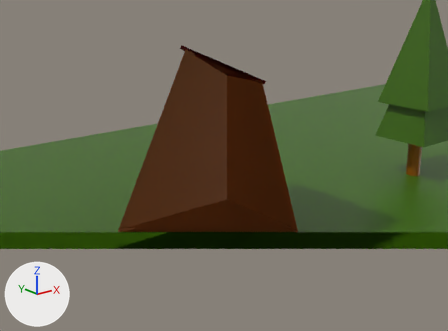
Before and after pictures for a commit that changed the COLLADA model scene.dae.
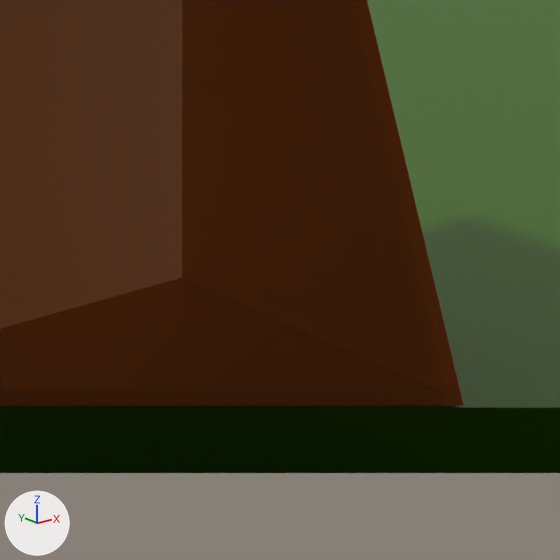
Old and new are each drawn from a 50 mm lens placed at (-4.26, -6.41, 2.77), pointed at (1.21, 0.43, 0.03) and again close up on the part from 40% to 72% of the width and 39% to 82% of the height. The axes (+X, +Y, +Z) are drawn at lower left. The lights are the same throughout. Everything nearer to the camera than a plane just in front of the edit is cut away. Where no turn or scale is listed for an object, it has been applied to the vertices.

In view in the first close-up: 'back.004', 'floor.004', 'ground', 'right.005'.
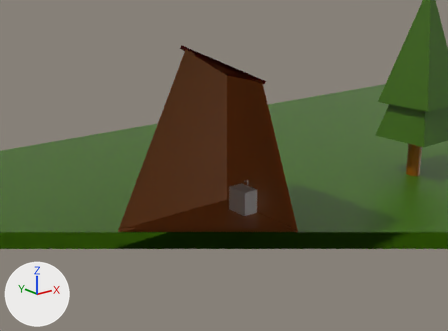
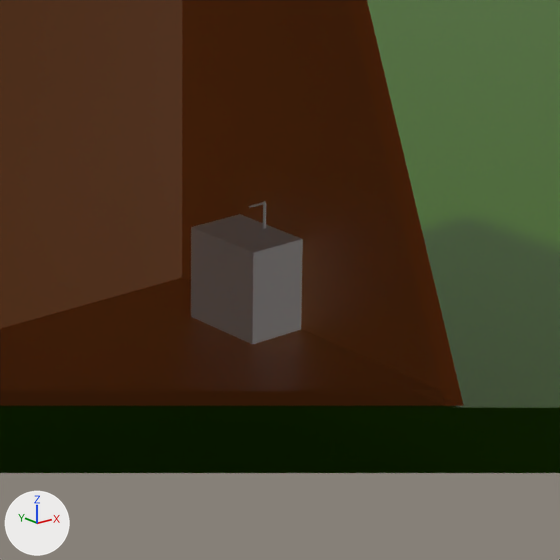
Pixel boxes (x1, y1, x2, y2) of what changed, in the close-ups (560 x 560 px):
'sink', added
    after: (191, 214, 303, 345)

Patch to the scene script:
```diff
--- a/scene.dae.py
+++ b/scene.dae.py
@@ me_sink @@
+me_sink.from_pydata(...)  # a box spanning x -0.12..0.12, y -0.18..0.18, z -0.18..0.18
@@ me_faucet_001 @@
+me_faucet_001.from_pydata(...)  # 40 vertices, 74 faces; spans x -0.006..0.006, y -0.006..0.006, z -0.06..0.06
@@ ob_sink @@
+ob_sink = bpy.data.objects.new('sink', me_sink)
+ob_sink.location = (1.345, 0.147, -0.454)
@@ ob_faucet_001 @@
+ob_faucet_001 = bpy.data.objects.new('faucet.001', me_faucet_001)
+ob_faucet_001.location = (1.432, 0.147, -0.227)
```
